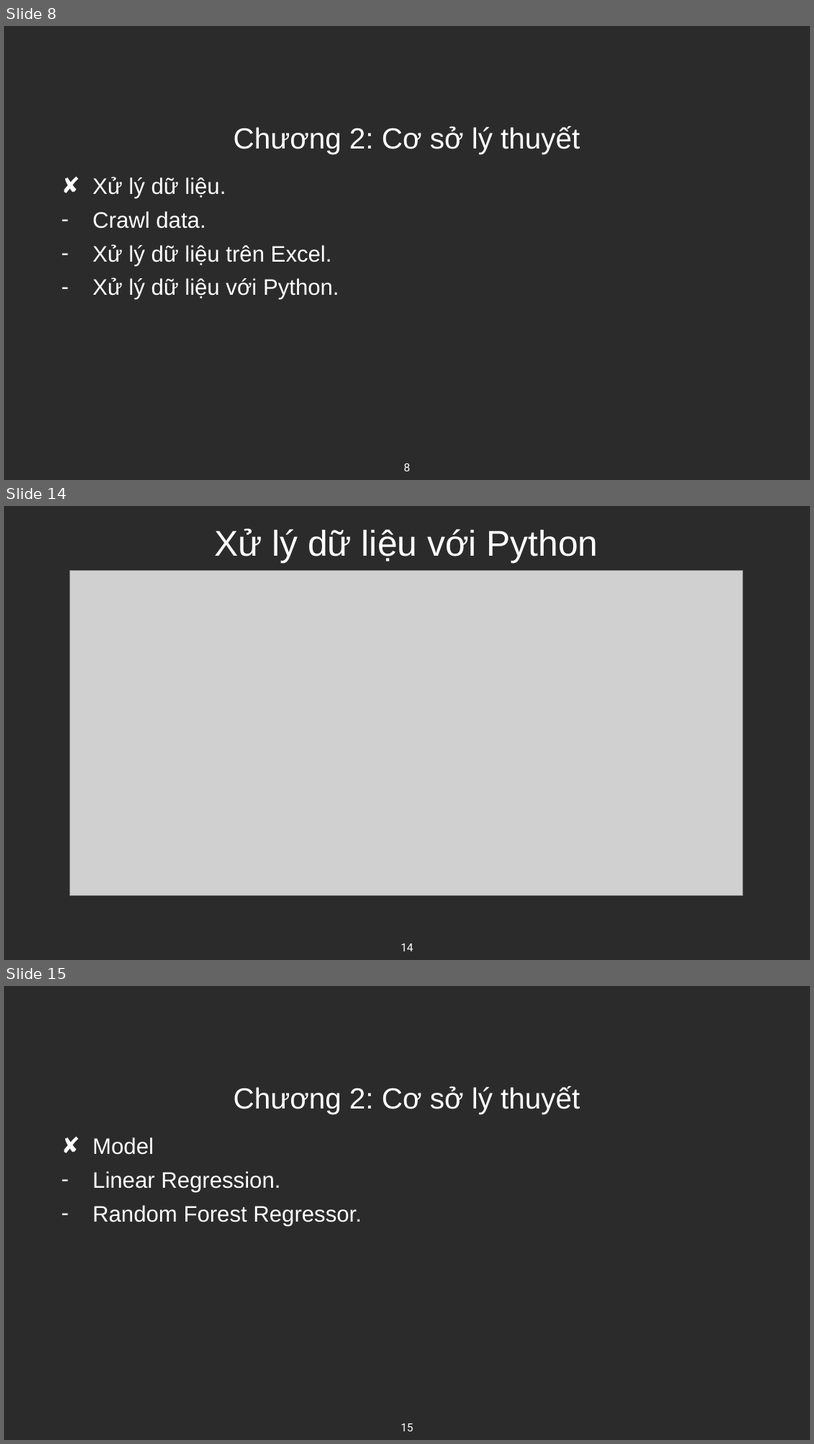
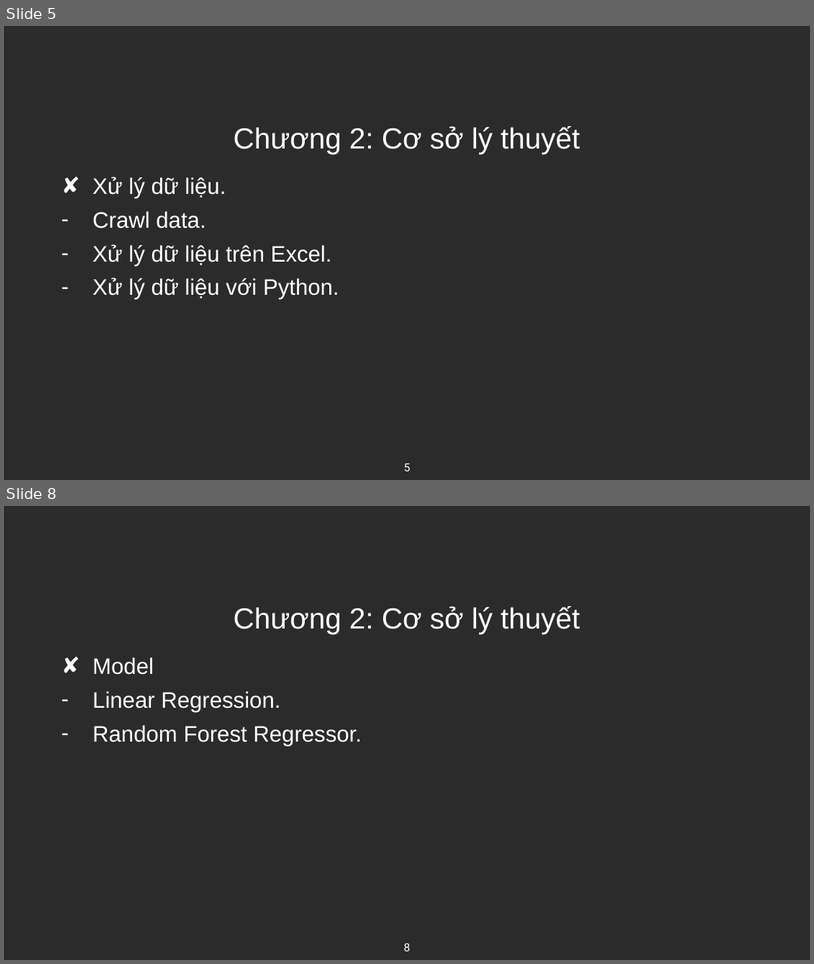
Before and after one commit to duckhhbg/KHDL, a slide deck: KHDL.pptx. Shown one above the other, each under a label of ours: slides 8, 14 and 15 before the commit, slides 5 and 8 after it; the slides between them are not shown. The pictures are 814x1444 and 814x964 pixels, drawn with LibreOffice and Linux fonts; fonts in the diff are those of the drawing; grey boxes stand for pictures; background and template pictures are left out; a plain dark background stands for a picture behind light text. Boxes give left, top, right and bottom in pixels: in the first picture for what was removed or moved away, otherwise in the second. Text is boxed around its words. In the diff, an @@ line names an element or a change of style, - is before the commit and + after.

```diff
--- a/KHDL.pptx
+++ b/KHDL.pptx
@@ slide 14 removed at [4,506,810,960], background picture (left out) @@
@@ title removed at [214,528,599,564] @@
-Xử lý dữ liệu với Python
@@ picture removed at [70,571,743,896] @@
@@ page number removed at [401,943,413,951] @@
-14
@@ what was slide 8 is now slide 5 @@
@@ page number at [404,463,411,471]: text changed @@
-8
+5
@@ what was slide 15 is now slide 8 @@
@@ page number at [404,943,411,951]: text changed @@
-15
+8
```
Also in this commit, not shown: 4 slides changed, 1 slide added, 10 other slides removed, 1 other file.
